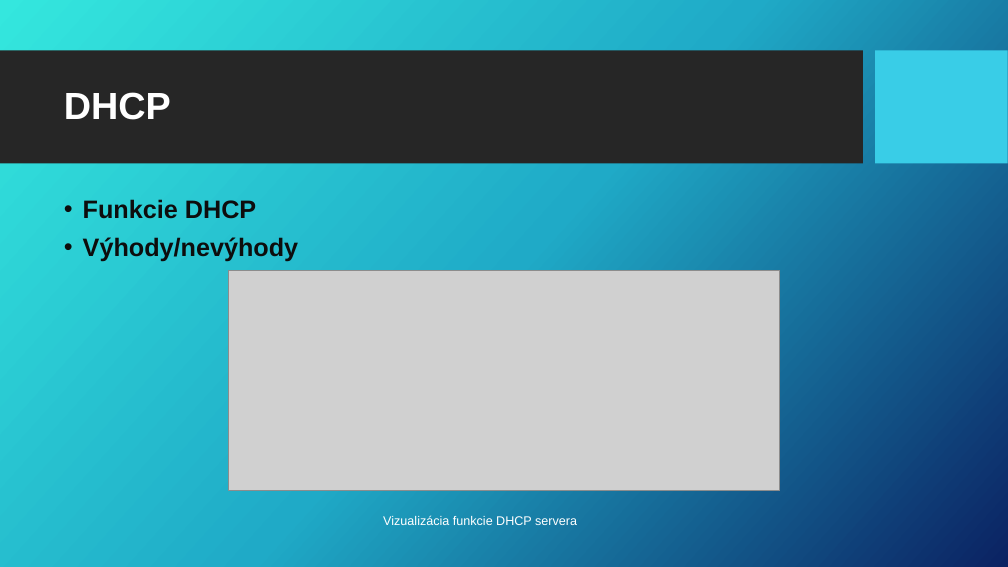
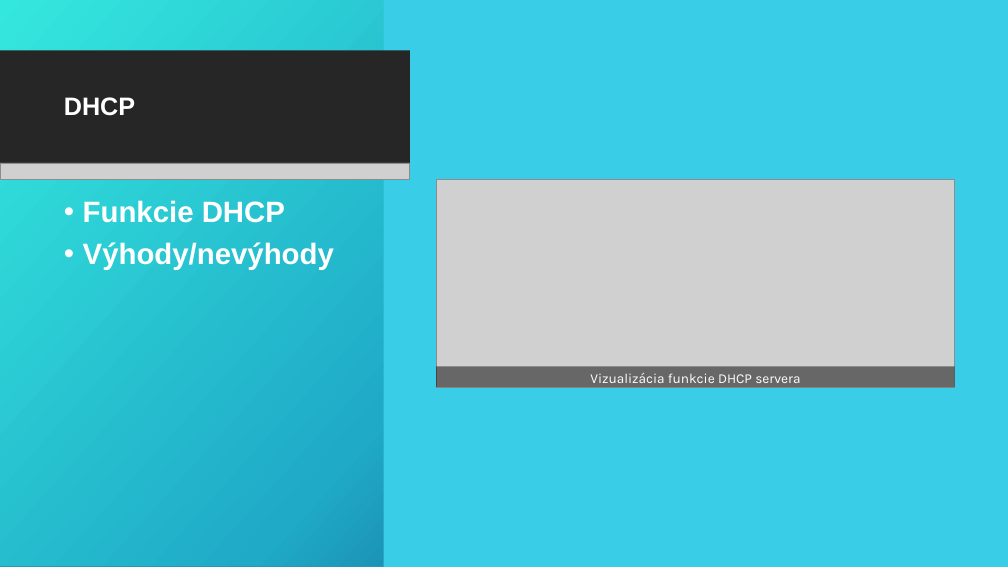
Before and after one commit to GooseNeck22/Tomas-Partl-RP, a slide deck: slide 5 of rocnikova praca prezentacia partl.pptx (slide 4 before the commit). Drawn at 1008x567 pixels with LibreOffice and Linux fonts; fonts in the diff are those of the drawing; grey boxes stand for pictures; background and template pictures are left out. Boxes give left, top, right and bottom in pixels: in the first picture for what was removed or moved away, otherwise in the second. Text is boxed around its words. In the diff, an @@ line names an element or a change of style, - is before the commit and + after.

```diff
--- a/rocnikova praca prezentacia partl.pptx
+++ b/rocnikova praca prezentacia partl.pptx
@@ rectangle added at <box>0,0,1008,567</box>, fill gradient #36E6DD to #21ABC8 to #0C2263, outline #2A98AB 1 pt @@
@@ rectangle added at <box>383,0,1008,567</box>, fill #39CDE7 @@
@@ rectangle added at <box>0,51,410,164</box>, fill #262626 @@
@@ title "DHCP" at <box>64,97,135,116</box>: size 36 to 24 pt @@
@@ picture added at <box>0,163,410,179</box> @@
@@ text "Funkcie DHCP" at <box>83,200,334,270</box>: size 24 to 28 pt, text colour #0D0D0D to #FFFFFF @@
@@ picture: place and size @@
-picture at <box>228,271,780,492</box>
+picture at <box>436,180,955,387</box>
@@ rectangle "Vizualizácia funkcie DHCP servera": place and size @@
-rectangle "Vizualizácia funkcie DHCP servera" at <box>383,515,577,525</box>
+rectangle "Vizualizácia funkcie DHCP servera" at <box>436,367,955,387</box>
@@ rectangle "Vizualizácia funkcie DHCP servera" at <box>436,367,955,387</box>: size 12 to 13 pt, font Arial to Karla; alignment left to centre; more space between paragraphs; fill none to #000000 at 50% opacity @@
```
Also in this commit, not shown: 8 other slides changed, 1 slide added.
